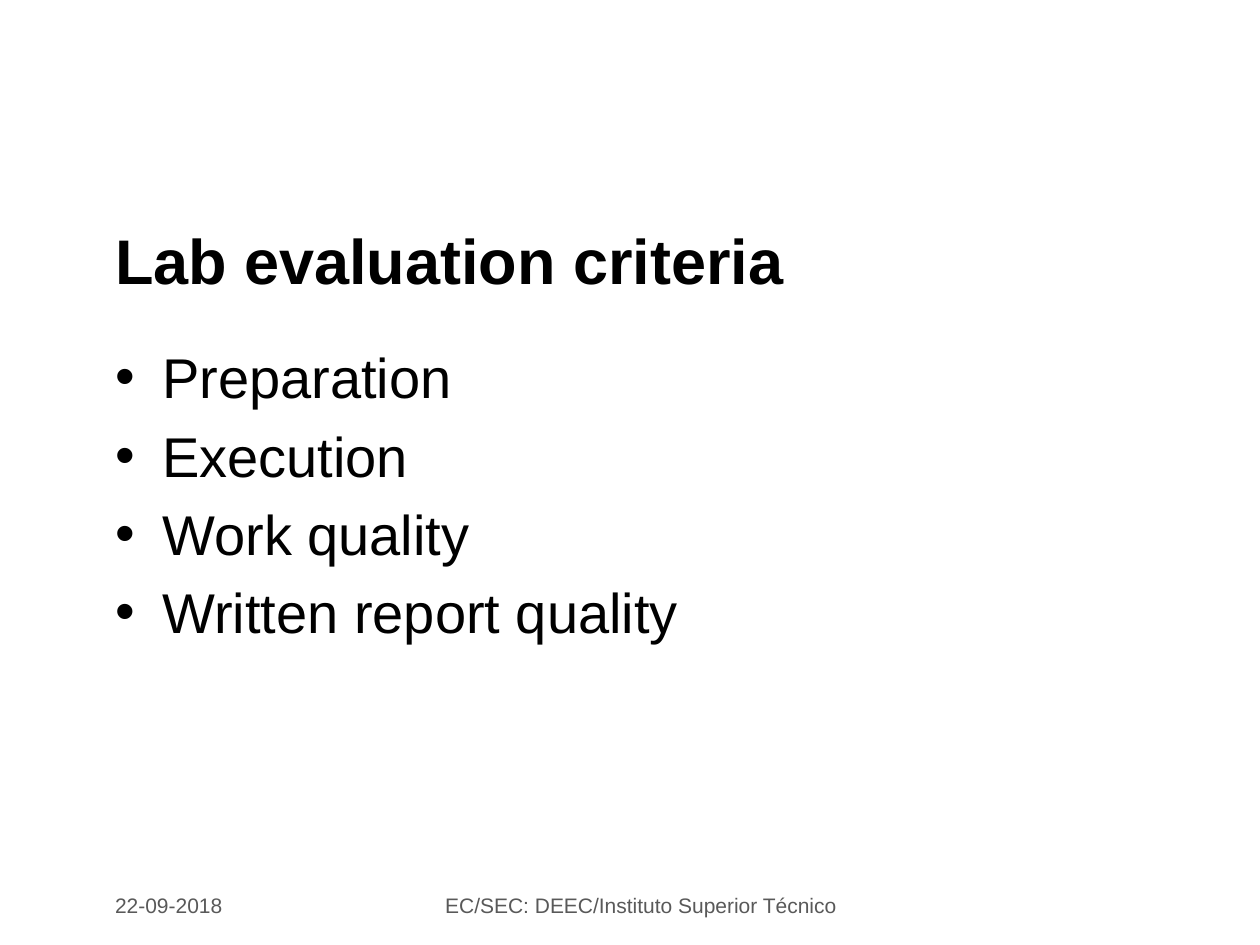
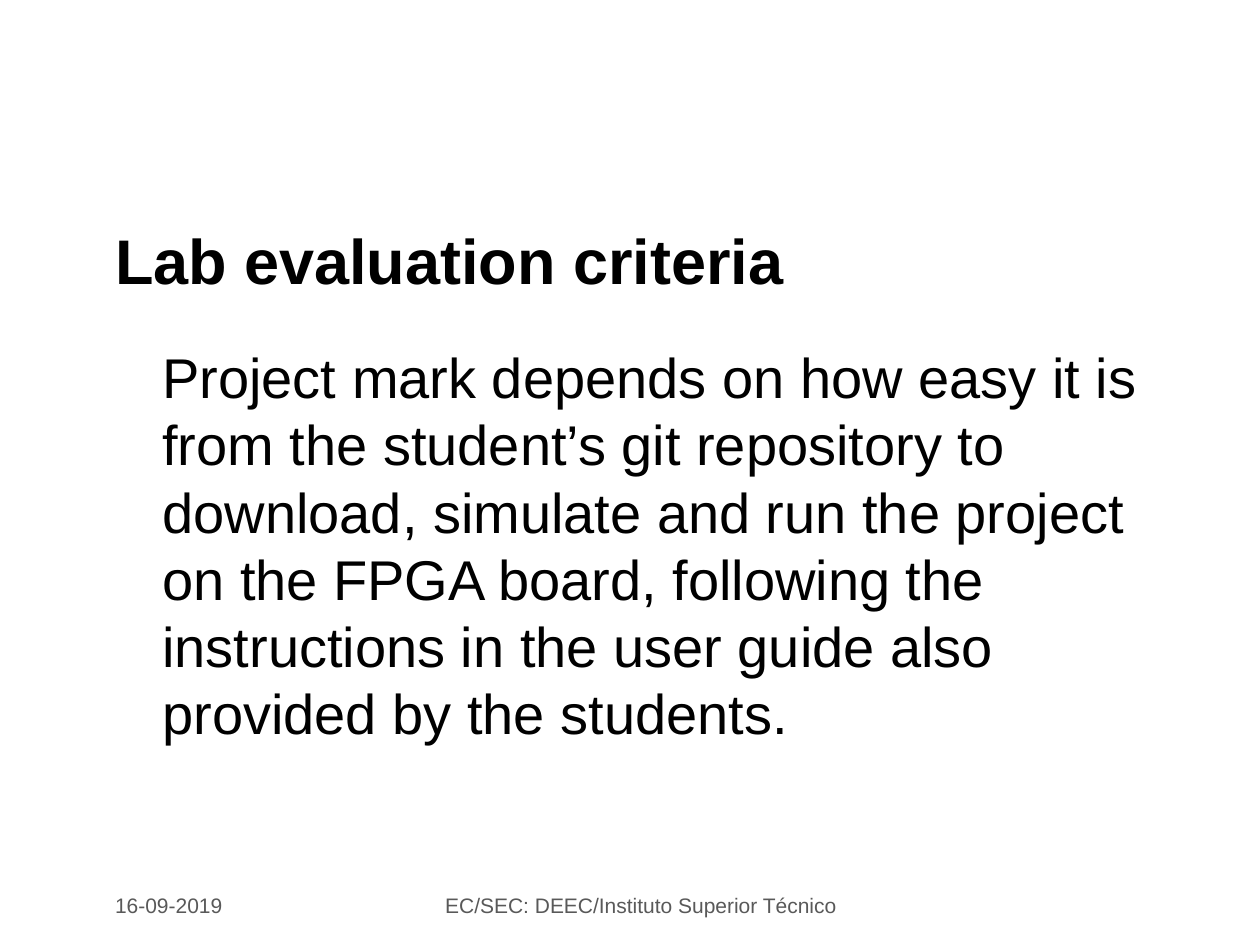
Before and after one commit to jjts/ist-sec, a slide deck: slide 10 of lectures/l1_intro/l1.odp (slide 8 before the commit). Drawn at 1260x945 pixels with LibreOffice and Linux fonts; fonts in the diff are those of the drawing; background and template pictures are left out. Boxes give left, top, right and bottom in pixels: in the first picture for what was removed or moved away, otherwise in the second. Text is boxed around its words. In the diff, an @@ line names an element or a change of style, - is before the commit and + after.

```diff
--- a/lectures/l1_intro/l1.odp
+++ b/lectures/l1_intro/l1.odp
@@ text at (162,357,1136,745): text changed @@
-• Preparation
-• Execution
-• Work quality
-• Written report quality
+Project mark depends on how easy it is from the student’s git repository to download, simulate and run the project on the FPGA board, following the instructions in the user guide also provided by the students.
@@ text at (115,898,222,913): text changed @@
-22-09-2018
+16-09-2019
```
Also in this commit, not shown: 9 other slides changed, 2 slides added, 1 slide removed, 2 other files.
